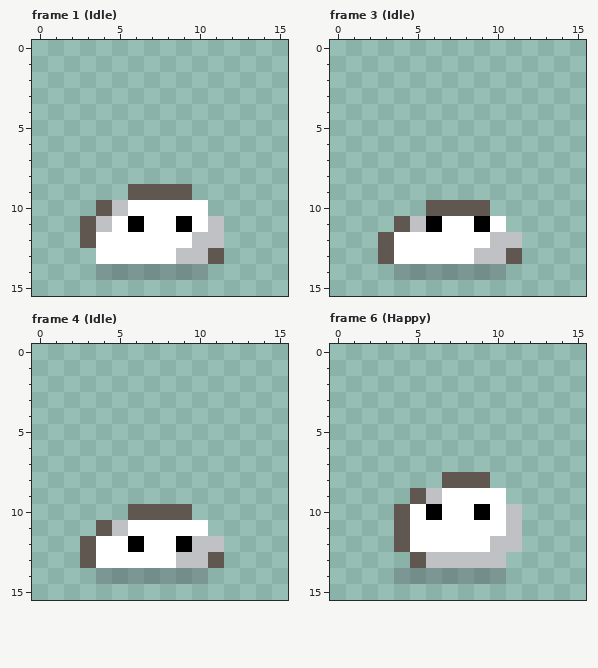
Pixel-art file: game/theslimeking/Assets/External/AssetStore/SlimeMec/_Art/Sprites/Characters/chr_whiteslime.aseprite. Above, as it was before the edit.
16x16 pixels, 120 frames. Colours within 5 levels of each other are drawn and written as one. Shown: frame 1 (Idle), frame 3 (Idle), frame 4 (Idle), frame 6 (Happy). The old version is drawn lined up with the new one. The commit also changed other frames, which this record leaves out.
Once edited:
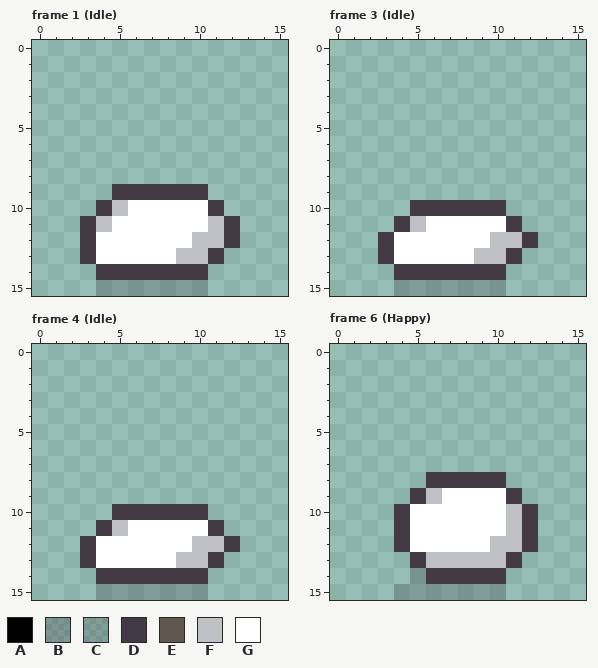
Palette (. is transparent): A #000000  B #2e222f40  C #443a4540  D #443a45  E #5f5750  F #c0c1c5  G #ffffff
Changes in this commit:
whole drawing moved by +0,-1 (the old picture is shown already moved)
Frame 1 (Idle):
The author put colour C in row 15 at x 4 to 10.
The author put colour D in row 9 at x 5 and 10; in row 10 at x 11; in rows 11 to 12 at x 12; in row 13 at x 3.
Colour B becomes colour D in row 14 at x 4 to 10.
Colour E becomes colour D in row 9 at x 6 to 9; in row 10 at x 4; in rows 11 to 12 at x 3; in row 13 at x 11.
Colour A becomes colour G in row 11 at x 6 and 9.
Frame 3 (Idle):
The author put colour C in row 15 at x 4 to 10.
The author put colour D in row 10 at x 5 and 10; in row 11 at x 11; in row 12 at x 12.
Colour B becomes colour D in row 14 at x 4 to 10.
Colour E becomes colour D in row 10 at x 6 to 9; in row 11 at x 4; in row 12 at x 3; in row 13 at x 3 and 11.
Colour A becomes colour G in row 11 at x 6 and 9.
Frame 4 (Idle):
The author put colour C in row 15 at x 4 to 10.
The author put colour D in row 10 at x 5 and 10; in row 11 at x 11; in row 12 at x 12.
Colour B becomes colour D in row 14 at x 4 to 10.
Colour E becomes colour D in row 10 at x 6 to 9; in row 11 at x 4; in row 12 at x 3; in row 13 at x 3 and 11.
Colour A becomes colour G in row 12 at x 6 and 9.
Frame 6 (Happy):
The author put colour C in row 15 at x 4 to 10.
Colour B becomes colour C in row 14 at x 5.
The author put colour D in row 8 at x 6 and 10; in row 9 at x 11; in rows 10 to 12 at x 12; in row 13 at x 11.
Colour B becomes colour D in row 14 at x 6 to 10.
Colour E becomes colour D in row 8 at x 7 to 9; in row 9 at x 5; in rows 10 to 12 at x 4; in row 13 at x 5.
Colour A becomes colour G in row 10 at x 6 and 9.
The edit erases colour B in row 14 at x 4.
Boxes around the changes in both pictures, in picture pixels (x1, y1, x2, y2):
changed: (80, 184, 240, 296)
changed: (378, 200, 538, 296)
changed: (80, 504, 240, 600)
changed: (394, 472, 538, 600)
